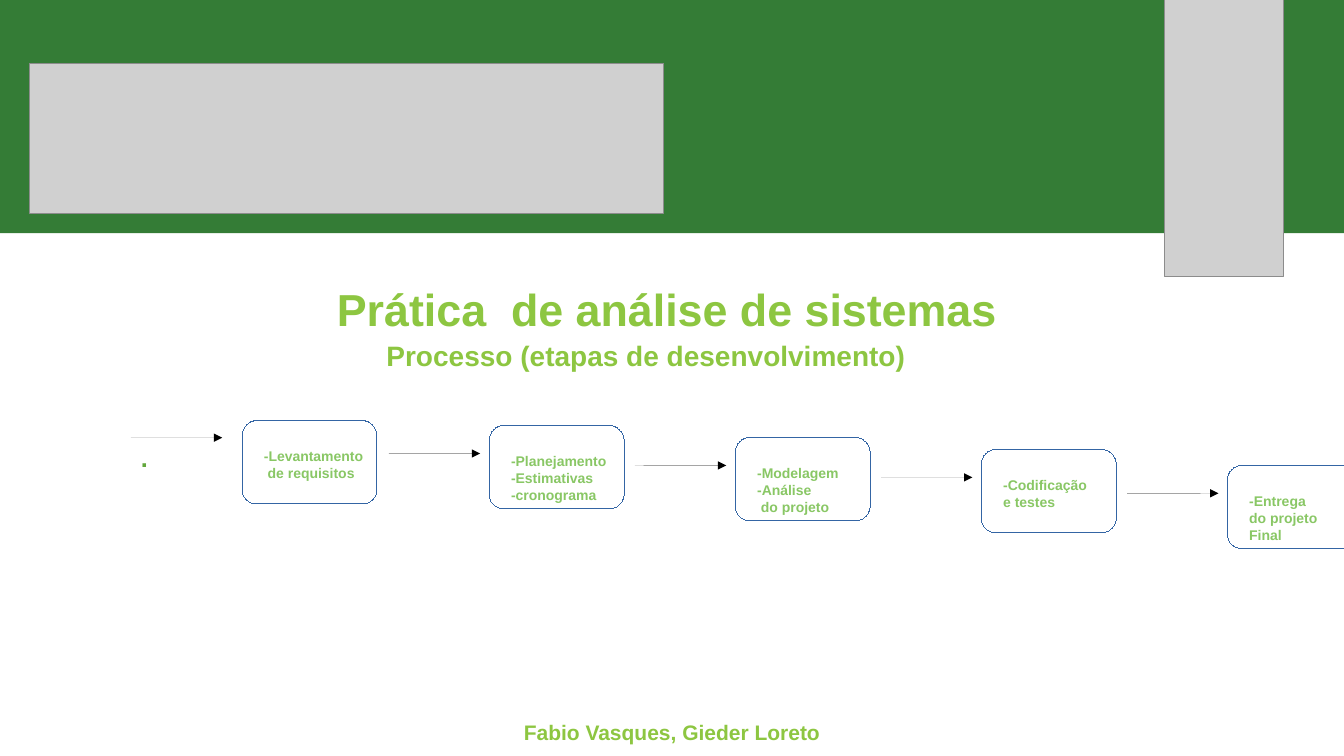
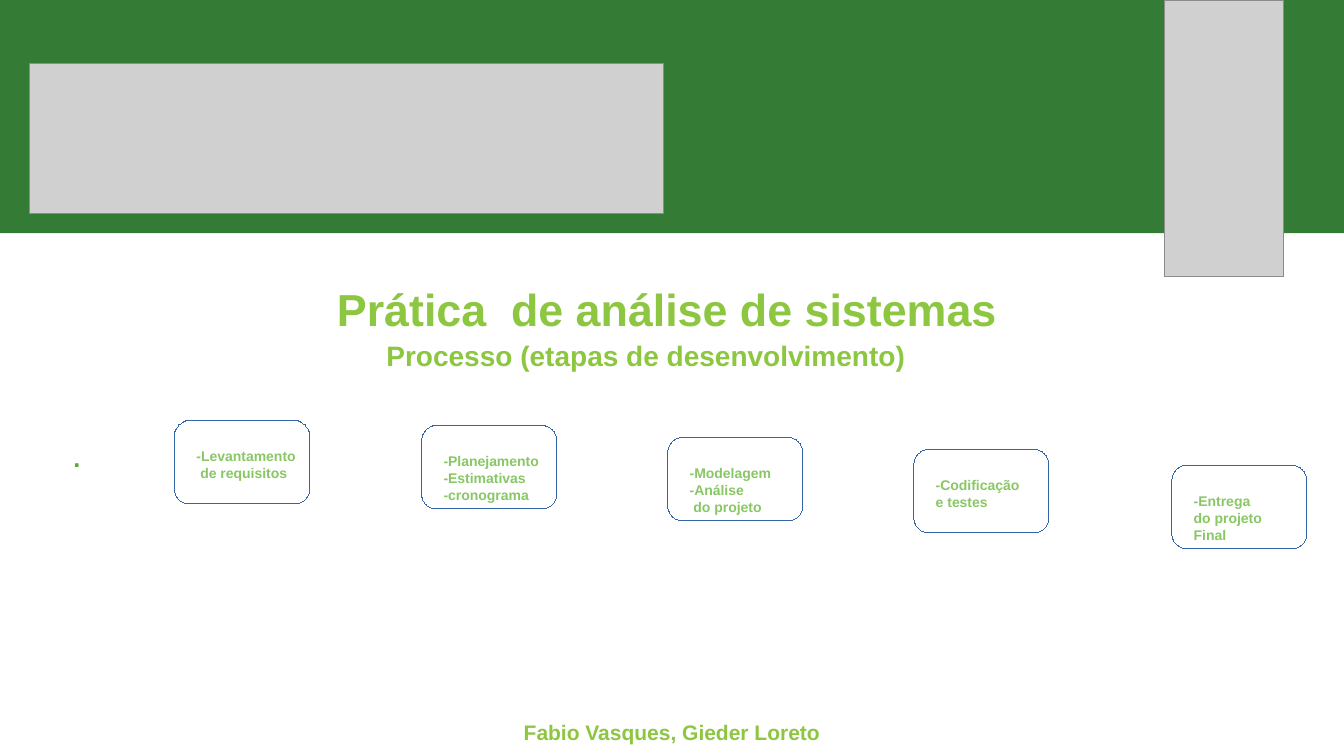
Before and after one commit to fabioportovasques/projeto-sus, a slide deck: slide 3 of primeira entrega.pptx. Drawn at 1344x756 pixels with LibreOffice and Linux fonts; fonts in the diff are those of the drawing; grey boxes stand for pictures. Boxes give left, top, right and bottom in pixels: in the first picture for what was removed or moved away, otherwise in the second. Text is boxed around its words. In the diff, an @@ line names an element or a change of style, - is before the commit and + after.

```diff
--- a/primeira entrega.pptx
+++ b/primeira entrega.pptx
@@ arrow removed from (131, 438) to (222, 438) @@
@@ 5 texts, 1 freeform shape: place and size @@
-5 texts, 1 freeform shape at [131,438,1187,521]
+5 texts, 1 freeform shape at [64,438,1119,521]
@@ arrow removed from (389, 454) to (480, 454) @@
@@ arrow removed from (635, 466) to (727, 466) @@
@@ arrow removed from (881, 478) to (973, 478) @@
@@ 3 freeform shapes: place and size @@
-3 freeform shapes at [242,420,1117,533]
+3 freeform shapes at [174,420,1050,533]
@@ freeform shape: place and size @@
-freeform shape at [1228,466,1344,549]
+freeform shape at [1173,466,1308,549]
@@ arrow removed from (1127, 493) to (1219, 493) @@
@@ text "-Entrega": place and size @@
-text "-Entrega" at [1249,496,1317,540]
+text "-Entrega" at [1194,496,1262,540]
```
Also in this commit, not shown: 1 other slide changed, 1 slide removed, 1 other file.
